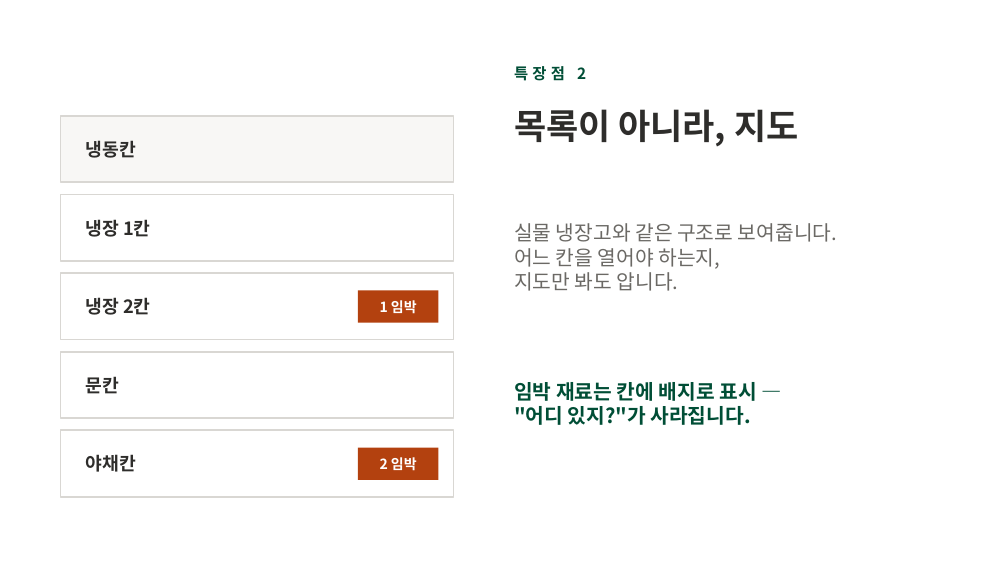
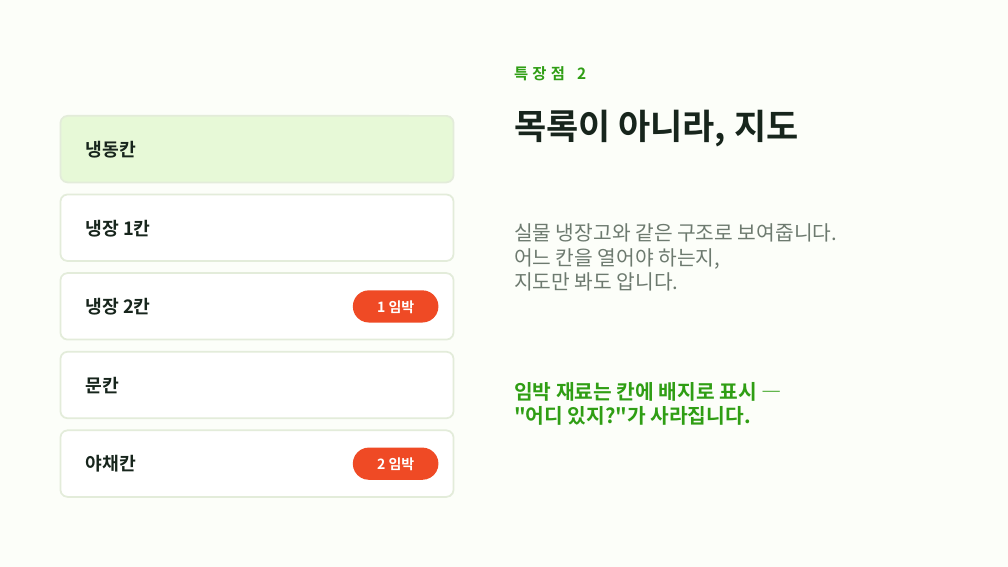
Before and after one commit to stkd9w57jm-oss/igeomeonjeo, a slide deck: slide 6 of docs/이거먼저-발표.pptx. Drawn at 1008x567 pixels with LibreOffice and Linux fonts; fonts in the diff are those of the drawing. Boxes give left, top, right and bottom in pixels: in the first picture for what was removed or moved away, otherwise in the second. Text is boxed around its words. In the diff, an @@ line names an element or a change of style, - is before the commit and + after.

```diff
--- a/docs/이거먼저-발표.pptx
+++ b/docs/이거먼저-발표.pptx
@@ background #FFFFFF to #FCFEF9 @@
@@ text "특장점 2" at (x1=514, y1=66, x2=586, y2=81): text colour #004E36 to #2F9E14 @@
@@ rounded rectangle at (x1=60, y1=116, x2=454, y2=182): rectangle to rounded rectangle; fill #F8F7F5 to #E7F9D7; outline #D9D7D3 1.25 pt to #E3ECDA 1.25 pt @@
@@ text colour #2E2D2B to #17251C in 6 elements at (x1=86, y1=140, x2=136, y2=158), (x1=86, y1=219, x2=150, y2=237), (x1=86, y1=297, x2=150, y2=315), (x1=86, y1=376, x2=119, y2=394), (x1=86, y1=454, x2=136, y2=472), (x1=514, y1=109, x2=798, y2=147) @@
@@ text "실물 냉장고와 같은 구조로 보여줍니다." at (x1=514, y1=223, x2=837, y2=291): text colour #6B6965 to #6D7A6F @@
@@ rounded rectangle resized from (x1=358, y1=290, x2=438, y2=323) to (x1=353, y1=290, x2=438, y2=323) @@
@@ rounded rectangle at (x1=353, y1=290, x2=438, y2=323): rectangle to rounded rectangle; fill #B3410F to #EF4A25 @@
@@ text "임박 재료는 칸에 배지로 표시 ..." at (x1=514, y1=382, x2=757, y2=425): text colour #004E36 to #2F9E14 @@
@@ rectangle to rounded rectangle; outline #D9D7D3 1.25 pt to #E3ECDA 1.25 pt in 4 elements at (x1=60, y1=195, x2=454, y2=261), (x1=60, y1=273, x2=454, y2=340), (x1=60, y1=352, x2=454, y2=418), (x1=60, y1=430, x2=454, y2=497) @@
@@ rounded rectangle at (x1=353, y1=448, x2=438, y2=480): rectangle to rounded rectangle; fill #B3410F to #EF4A25 @@
@@ rounded rectangle resized from (x1=358, y1=448, x2=438, y2=480) to (x1=353, y1=448, x2=438, y2=480) @@
```
Also in this commit, not shown: 10 other slides changed.
